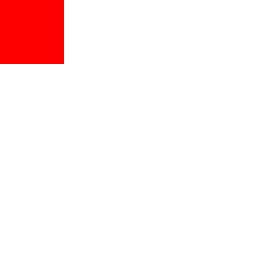
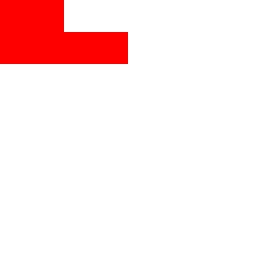
Two versions of the same layered image (256px x 256px). Layer-by-layer changes:
painted on "Background" over [left=64, top=32, right=128, bottom=64]
